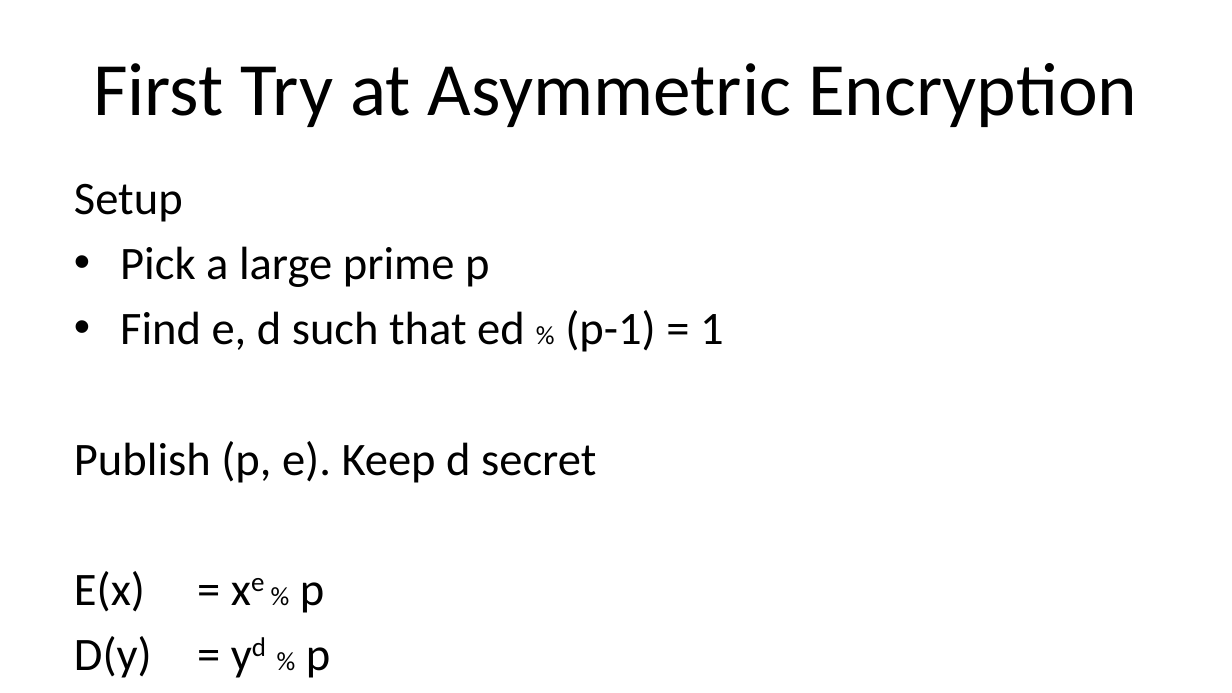
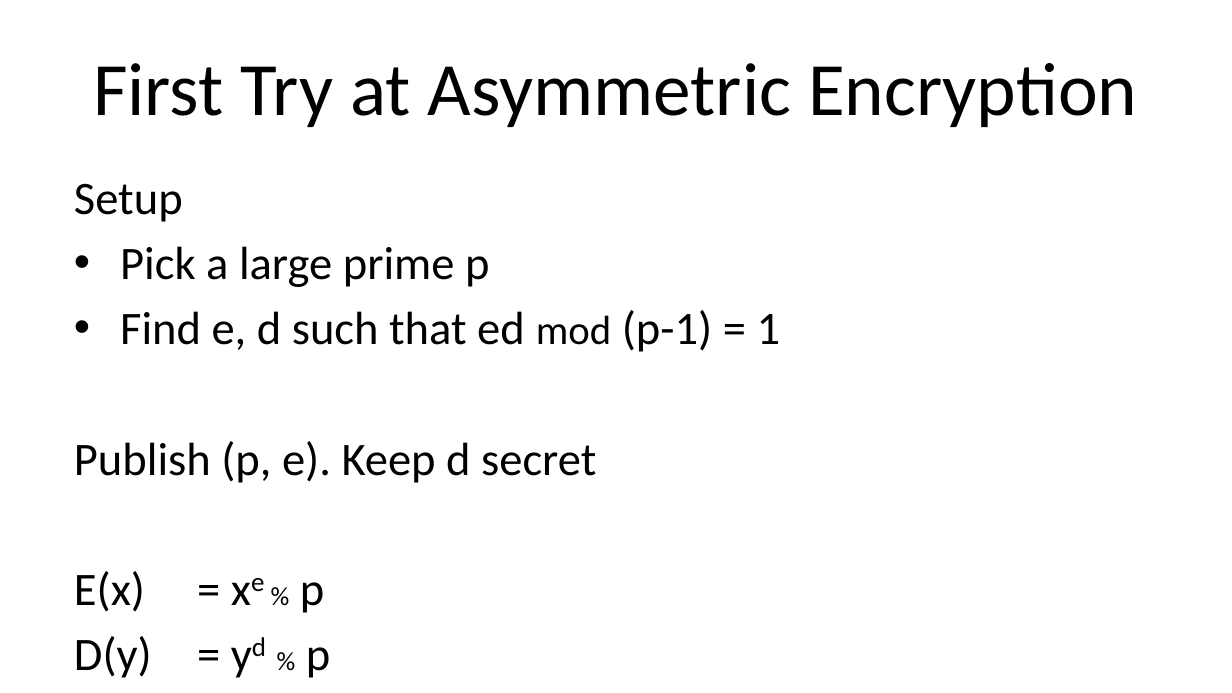
Before and after one commit to noise-lab/security-course, a slide deck: slide 22 of fall2016/lectures/6-PublicKey.pptx (slide 19 before the commit). Drawn at 1232x693 pixels with LibreOffice and Linux fonts; fonts in the diff are those of the drawing. Boxes give left, top, right and bottom in pixels: in the first picture for what was removed or moved away, otherwise in the second. Text is boxed around its words. In the diff, an @@ line names an element or a change of style, - is before the commit and + after.

```diff
--- a/fall2016/lectures/6-PublicKey.pptx
+++ b/fall2016/lectures/6-PublicKey.pptx
@@ text at [120, 310, 781, 352]: text changed @@
-• Find e, d such that ed % (p-1) = 1
+• Find e, d such that ed mod (p-1) = 1
```
Also in this commit, not shown: 31 other slides changed, 5 slides added, 4 slides removed, 1 other file.
